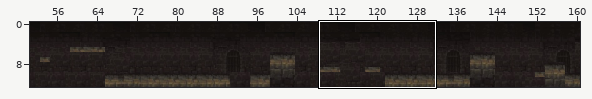
Two states of a Tiled map, android/assets/level1.tmx. Above: a wide view before the commit, with the close-up outlined.
Close-up. As it was:
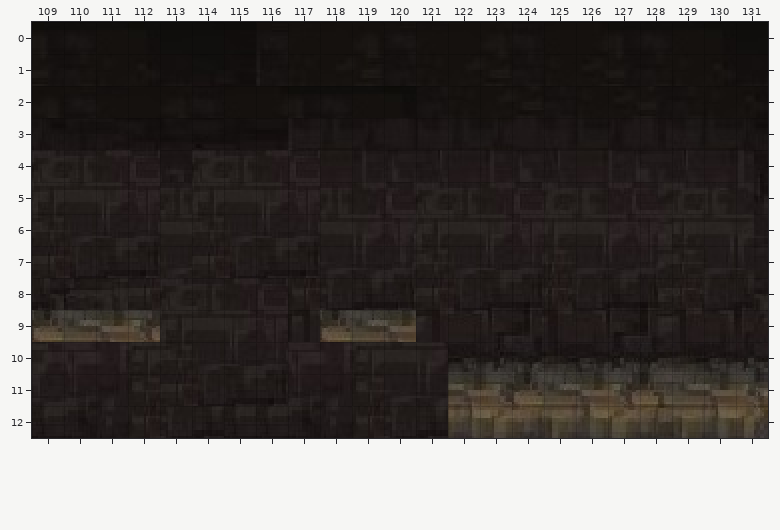
Cells are 16x16 px. Shown: x 109..131, y 0..12. The commit also changed other parts of the map, which this record leaves out.
The same view after the edit:
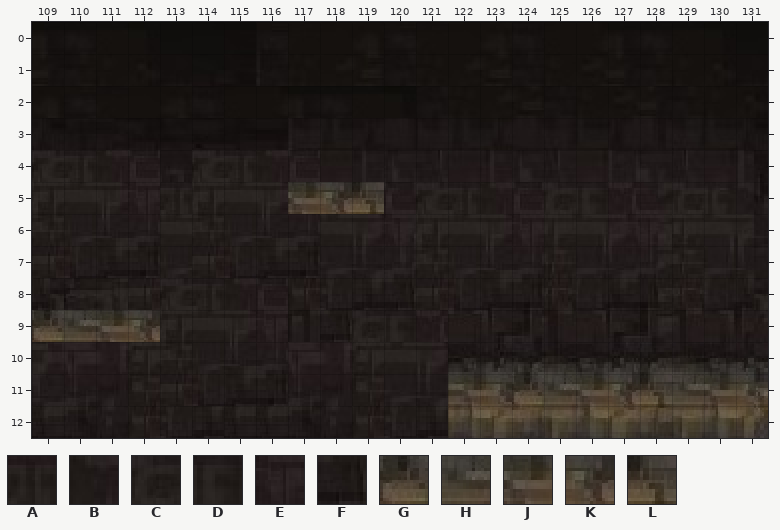
Key: from "map": A 159, B 160, C 166, D 167, E 201, F 269, G 381, H 382, J 383, K 384, L 385.
_ is an empty cell.
Edits made:
{"where": "layer \"Tile Layer 1\""}
{"y":5,"x":117,"old":"EAB","new":"JKL"}
{"y":9,"x":118,"old":"GHJ","new":"FCD"}
{"label":"changed","picture_box":[288,182,384,214]}
{"label":"changed","picture_box":[320,310,416,342]}
